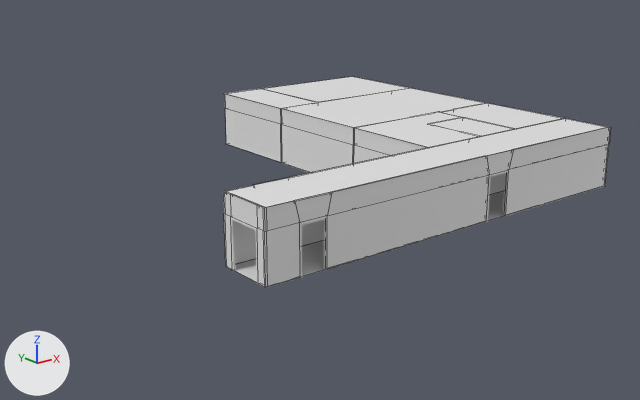
Two versions of the Blender file assets/models/apartments/apartments.blend, one commit apart.
The view is the same before and after, from a camera (50 mm lens) standing at (-31.8, -29.9, 14.6) and looking at (-1.7, 7.8, -0.4). Lighting does not change. The marker at lower left points along +X, +Y and +Z. Mesh edges are drawn as thin lines on the coarser meshes. The same objects are shown in both versions, whatever each file hides.

The first picture shows 'Apartment', 'Hallway'.
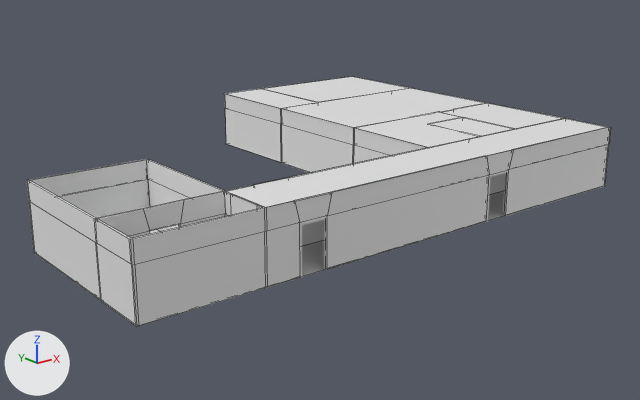
Pixel boxes [x1, y1, x2, y2] of what changed, in the pictures (640 x 400 px):
```json
{"object": "Hallway.001", "change": "added", "after": [27, 159, 266, 327]}
```

Edits to the scene script, one JSON object a line:
```json
{"op": "add", "block": "me_plane_001", "code": ["me_plane_001 = bpy.data.meshes.new('Plane.001')", "me_plane_001.from_pydata(...)  # 83 vertices, 75 faces; spans x -30.05..-23.95, y -3.05..7.05, z -2.0..1.5"]}
{"op": "add", "block": "ob_hallway_001", "code": ["ob_hallway_001 = bpy.data.objects.new('Hallway.001', me_plane_001)", "ob_hallway_001.location = (12.0, 1.5, 2.0)"]}
```
